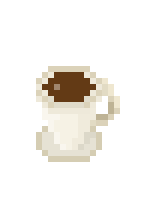
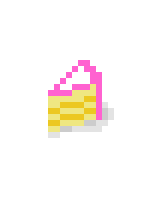
Layers edited between the first and the second w=144, h=216 image:
added layer "cake" above "carrot" over [36, 60, 120, 150]
hid "coffee" over [36, 66, 120, 162]
